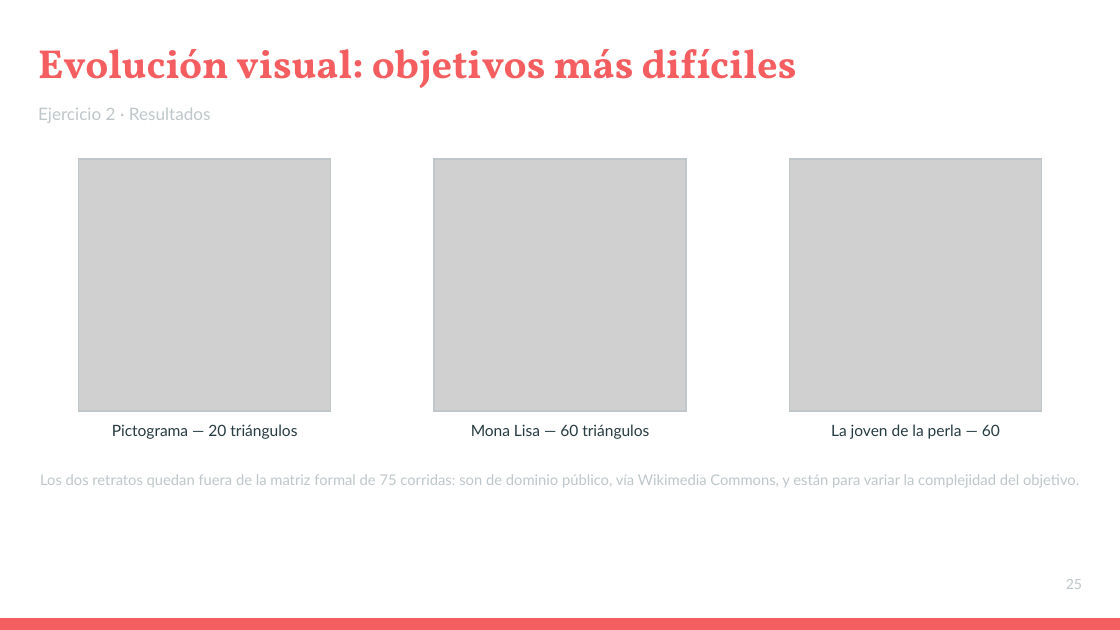
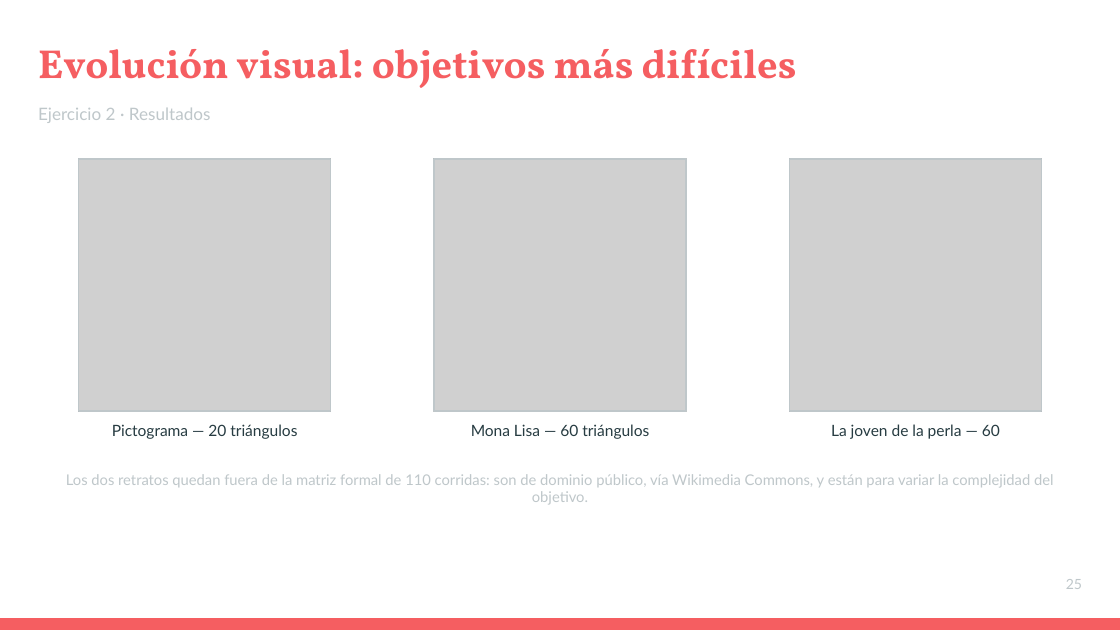
Before and after one commit to ldicandia/SIA-G3, a slide deck: slide 25 of TP2/docs/Presentacion.pptx. Drawn at 1120x630 pixels with LibreOffice and Linux fonts; fonts in the diff are those of the drawing; grey boxes stand for pictures. Boxes give left, top, right and bottom in pixels: in the first picture for what was removed or moved away, otherwise in the second. Text is boxed around its words. In the diff, an @@ line names an element or a change of style, - is before the commit and + after.

```diff
--- a/TP2/docs/Presentacion.pptx
+++ b/TP2/docs/Presentacion.pptx
@@ text at bbox=[66, 474, 1053, 488]: text changed @@
-Los dos retratos quedan fuera de la matriz formal de 75 corridas: son de dominio público, vía Wikimedia Commons, y están para variar la complejidad del objetivo.
+Los dos retratos quedan fuera de la matriz formal de 110 corridas: son de dominio público, vía Wikimedia Commons, y están para variar la complejidad del objetivo.
```
Also in this commit, not shown: 3 other slides changed.
